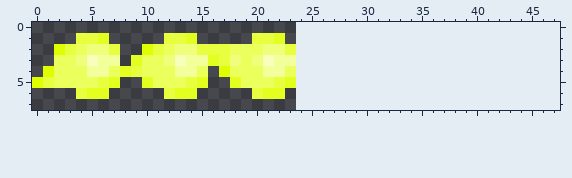
Pixel-art sprite: assets/Mage bolt.png. This is how it looked before the edit.
The file is 24x8 pixels. The old version is drawn lined up with the new one, on the new canvas.
After:
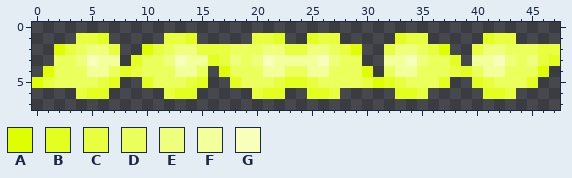
Palette (. is transparent): A #dfff00  B #e3ff1f  C #e7ff3e  D #ebff5d  E #efff7c  F #f3ff9b  G #f7ffba
Change:
canvas 24x8 -> 48x8
Colour A now appears in row 2 at x 29 and 37; in row 4 at x 30 and 46; in row 5 at x 31.
Colour B now appears in row 1 at x 25, 33 and 41; in row 3 at x 38 and 47; in row 4 at x 39; in row 5 at x 24, 32, 37, 40 and 45; in row 6 at x 25 to 26, 33 to 34 and 41 to 42.
Colour C now appears in row 1 at x 26 to 27, 34 to 35 and 42 to 43; in row 2 at x 24, 28, 32, 36, 40 and 46 to 47; in row 3 at x 46; in row 4 at x 38; in row 5 at x 25, 30, 33 and 41; in row 6 at x 27, 35 and 43.
Colour D now appears in row 2 at x 27, 35 and 43 to 45; in row 3 at x 28 to 29, 36 to 37 and 44; in row 4 at x 24, 27 to 29, 32, 35 to 37, 40 and 43 to 45; in row 5 at x 26 to 29, 34 to 36 and 42 to 44.
Colour E now appears in row 2 at x 25 to 26, 33 to 34 and 41 to 42; in row 3 at x 27, 35, 43 and 45.
Colour F now appears in row 3 at x 24 to 25, 32 to 33 and 40 to 41; in row 4 at x 25 to 26, 33 to 34 and 41 to 42.
Colour G now appears in row 3 at x 26, 34 and 42.
Changed places in both pictures, as pixel boxes (x1, y1, x2, y2):
added: (296, 33, 560, 99)
